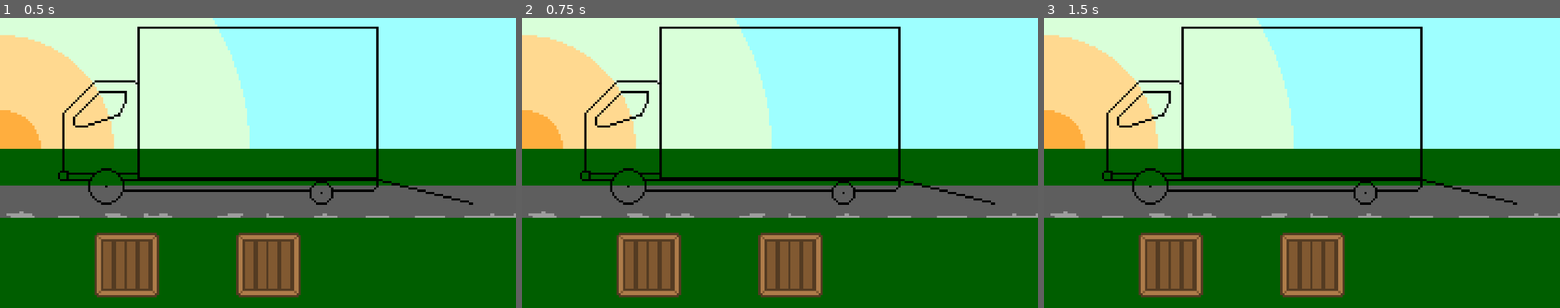
Above: before the commit, frames 1-3 (left to right).
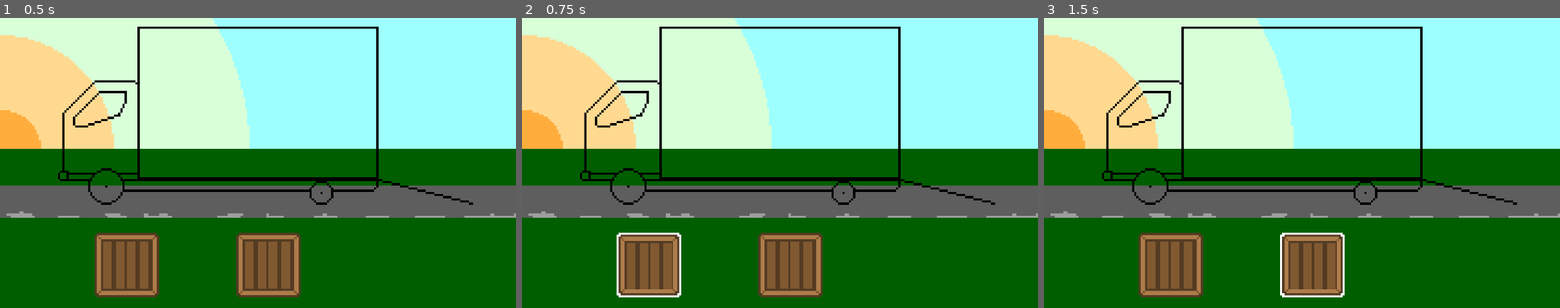
Above: after the commit, the same moments.

Repository: flamingradian/fresh-movers-co
Game: Godot game, scene res://Scenes/Game.tscn
Same seed, same stepped clock (60 frames per second), same inputs: the game is played once before the commit and once after it.
Inputs (mouse positions are in pixels of both pictures, inside the frame that each line leads up to):
- Up to frame 1 (0.5 s): no input
- Up to frame 2 (0.75 s): tap Enter at 0.5 s; move the mouse to (651, 264) at 0.52 s
- Up to frame 3 (1.5 s): tap Space at 1.25 s; move the mouse to (1312, 264) at 1.27 s

Frame 1 is identical in both runs. In frame 2, 1.4% of the frame differs, in the area x 18-31%, y 74-97%; in frame 3, 1.3%.
Error before the commit: Invalid set index 'texture' (on base: 'null instance') with value of type 'StreamTexture'. (res://Scripts/Crate.gd:15)

Commit message:
crate: operate on correct sprite object
The script assumes a specific name for the sprite object. Update the
name to reflect the new sprite object.

Fixes: f4893025c5a1 ("9-Slicing")

Diff:
--- a/Fresh Movers Co/Scripts/Crate.gd
+++ b/Fresh Movers Co/Scripts/Crate.gd
@@ -8,11 +8,11 @@
 
 # Helper to set the texture when this is unselected.
 func set_default_texture():
-	$Sprite.texture = load("res://Sprites/crate.png")
+	$NinePatchRect.texture = load("res://Sprites/crate.png")
 
 # Helper to set the texture when this is selected.
 func set_selected_texture():
-	$Sprite.texture = load("res://Sprites/crate_selected.png")
+	$NinePatchRect.texture = load("res://Sprites/crate_selected.png")
 
 # Exit the initial draggable state of the box, allowing it to be subject to
 # physics and unselecting it.
